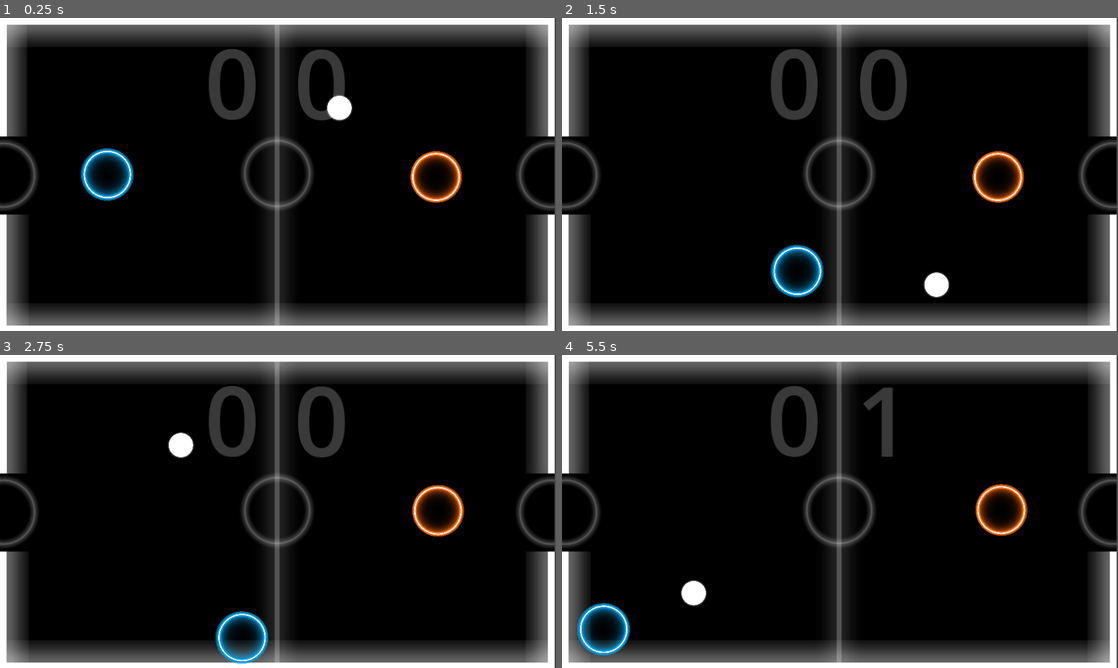
Above: before the commit, frames 1-4 (two rows, left to right).
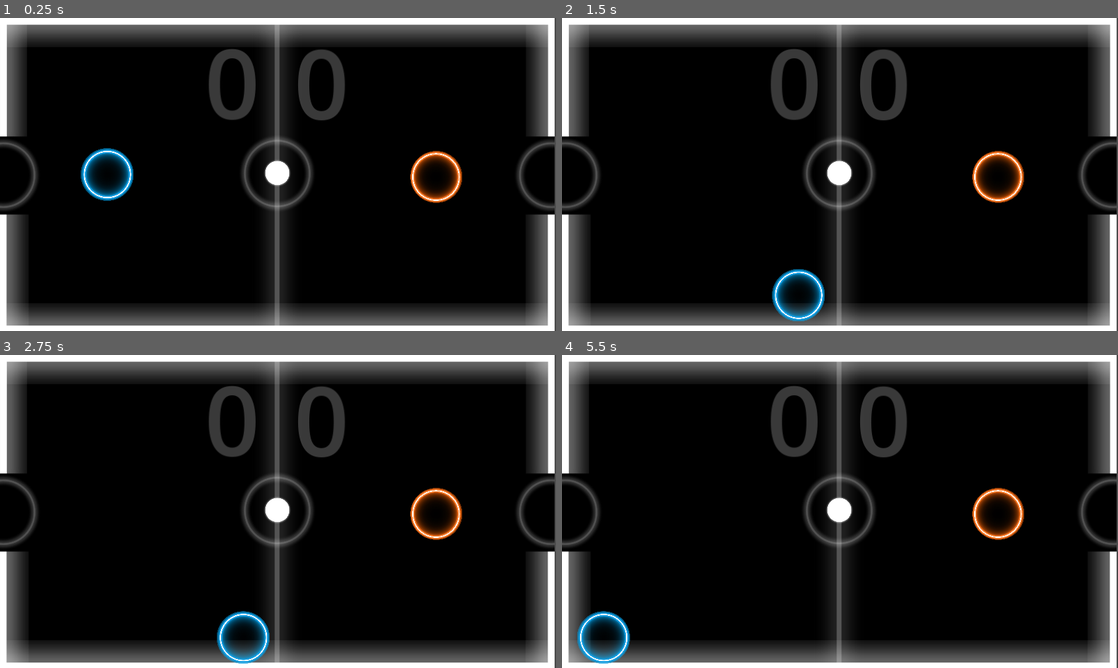
Above: after the commit, the same moments.

Repository: zohaib642/Hockey-Lite
Game: Godot game, scene res://scenes/map.tscn
The game is run twice, just before and just after one commit, with the same random seed, the same clock (stepped at 60 frames per second) and the same inputs.
Inputs:
- Up to frame 1 (0.25 s): no input
- Up to frame 2 (1.5 s): hold D (pk1right) 0.53-1.28 s; hold S (pk1down) from 1.28 s (still down)
- Up to frame 3 (2.75 s): release S (pk1down) at 2.03 s; hold D (pk1right) from 2.03 s (still down)
- Up to frame 4 (5.5 s): release D (pk1right) at 2.78 s; hold W (pk1up) 2.78-3.53 s; hold A (pk1left) 3.53-5.03 s; hold S (pk1down) from 5.03 s (still down)

The runs differ from the first frame. In frame 1, 0.6% of the frame differs, in the area x 47-64%, y 24-54%; in frame 2, 2.3%; in frame 3, 1.9%; in frame 4, 3.8%, in the area x 2-84%, y 10-99%.
Error after the commit: Parse Error: Expected indented block after function declaration. (res://scenes/rigid_body_2d.gd:38)

Commit message:
script for winner

Diff:
--- a/Global.gd
+++ b/Global.gd
@@ -2,6 +2,7 @@
 
 var scoreBlue = 0
 var scoreOrange = 0
+var winningScore = 7
 
 # Called when the node enters the scene tree for the first time.
 func _ready() -> void:
--- a/scenes/map.tscn
+++ b/scenes/map.tscn
@@ -104,6 +104,7 @@
 physics_material_override = SubResource("PhysicsMaterial_wgw3v")
 gravity_scale = 0.0
 script = ExtResource("6_nodfb")
+speed = null
 
 [node name="puckk" type="Sprite2D" parent="puck"]
 position = Vector2(575, 321)
--- a/scenes/rigid_body_2d.gd
+++ b/scenes/rigid_body_2d.gd
@@ -26,12 +26,16 @@
 	if position.x > 540 and abs(position.y) < 60:
 		Global.scoreBlue += 1
 		reset_puck()
-		print(Global.scoreBlue)
+		if Global.scoreBlue == 7:
+			winner("blue")
 	elif position.x < -540 and abs(position.y) < 60:
 		Global.scoreOrange += 1
 		reset_puck()
-		print(Global.scoreOrange)
+		if Global.scoreOrange == 7:
+			winner("orange")
 
+
+func winner(winnerName):
 
 
 func reset_puck():
